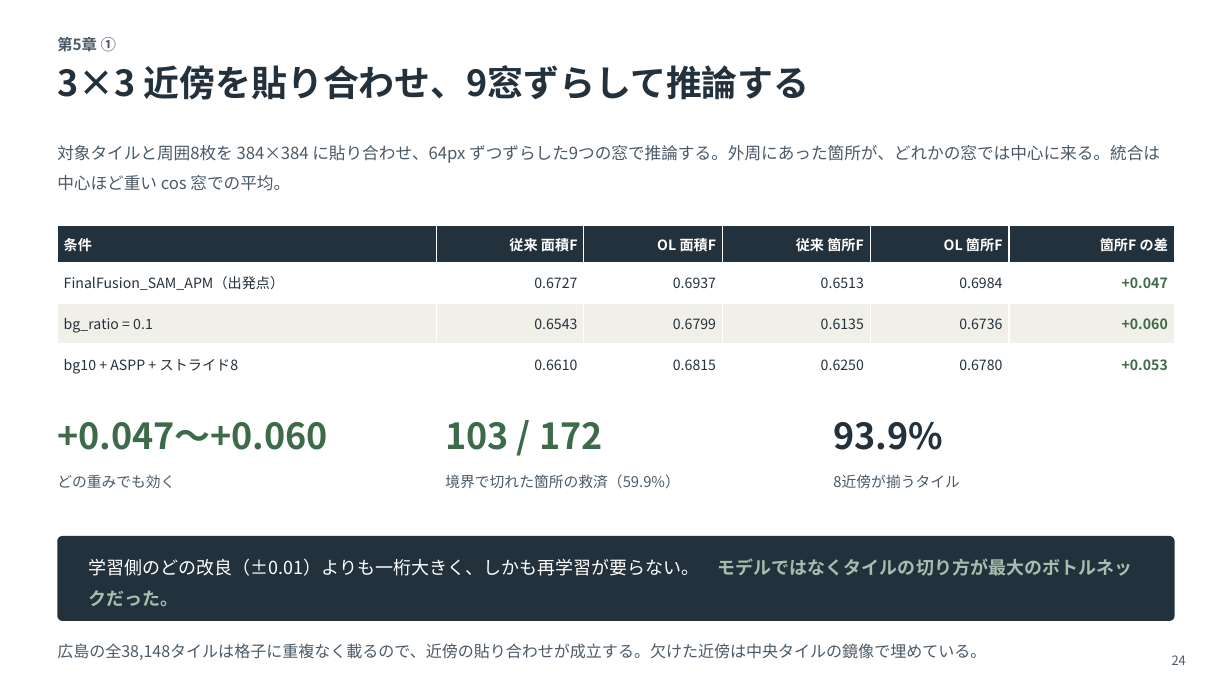
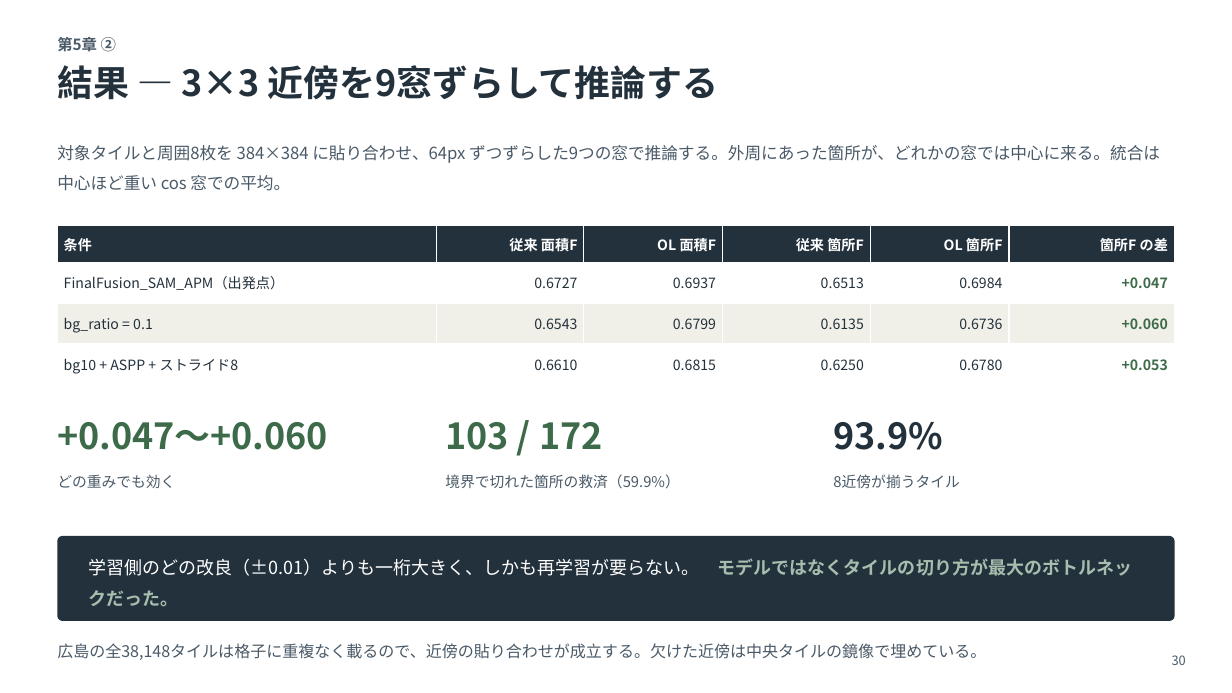
Before and after one commit to SomaDC5/DetectHazard, a slide deck: slide 30 of docs/発表/夏期進捗報告_急傾斜地崩壊危険区域の自動抽出.pptx (slide 24 before the commit). Drawn at 1232x693 pixels with LibreOffice and Linux fonts; fonts in the diff are those of the drawing. Boxes give left, top, right and bottom in pixels: in the first picture for what was removed or moved away, otherwise in the second. Text is boxed around its words. In the diff, an @@ line names an element or a change of style, - is before the commit and + after.

```diff
--- a/docs/発表/夏期進捗報告_急傾斜地崩壊危険区域の自動抽出.pptx
+++ b/docs/発表/夏期進捗報告_急傾斜地崩壊危険区域の自動抽出.pptx
@@ text at [57, 37, 116, 52]: text changed @@
-第5章 ①
+第5章 ②
@@ text at [57, 65, 719, 100]: text changed @@
-3×3 近傍を貼り合わせ、9窓ずらして推論する
+結果 — 3×3 近傍を9窓ずらして推論する
@@ text at [1172, 655, 1186, 665]: text changed @@
-24
+30
```
Also in this commit, not shown: 21 other slides changed, 6 slides added.
